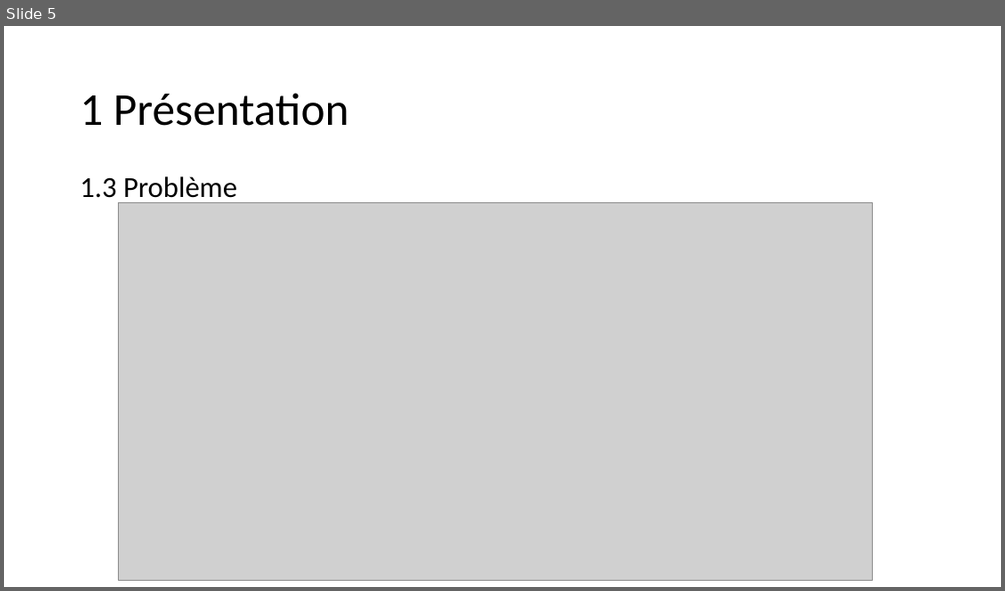
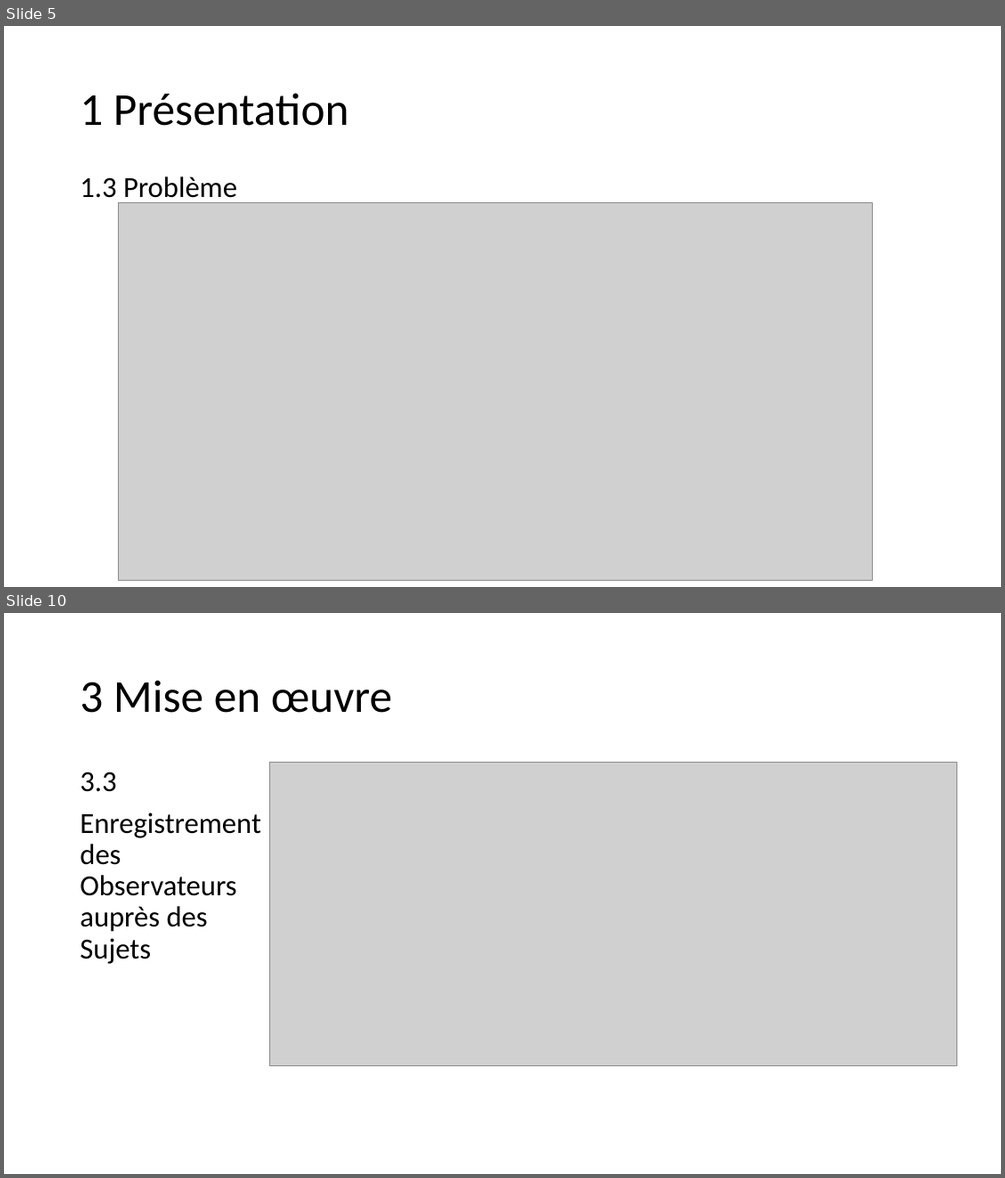
Before and after one commit to D-CRAVO/FORMATION-CDA-2210, a slide deck: 106_DesignPattern/Cours/Observateur/Observateur.pptx. Shown one above the other, each under a label of ours: slide 5 before the commit, slides 5 and 10 after it; the slides between them are not shown. The pictures are 1005x591 and 1005x1178 pixels, drawn with LibreOffice and Linux fonts; fonts in the diff are those of the drawing; grey boxes stand for pictures. Boxes give left, top, right and bottom in pixels: in the first picture for what was removed or moved away, otherwise in the second. Text is boxed around its words. In the diff, an @@ line names an element or a change of style, - is before the commit and + after.

```diff
--- a/106_DesignPattern/Cours/Observateur/Observateur.pptx
+++ b/106_DesignPattern/Cours/Observateur/Observateur.pptx
@@ slide 10 added at [4,613,1001,1174], background #FFFFFF @@
@@ title added at [80,680,392,713], 44 pt, text #000000 @@
+3 Mise en œuvre
@@ text added at [80,771,261,964], 28 pt, text #000000 @@
+3.3
+Enregistrement des Observateurs auprès des Sujets
@@ picture added at [270,763,957,1065] @@
```
Also in this commit, not shown: 5 slides changed, 17 other slides added, 3 slides removed, 32 other files.
